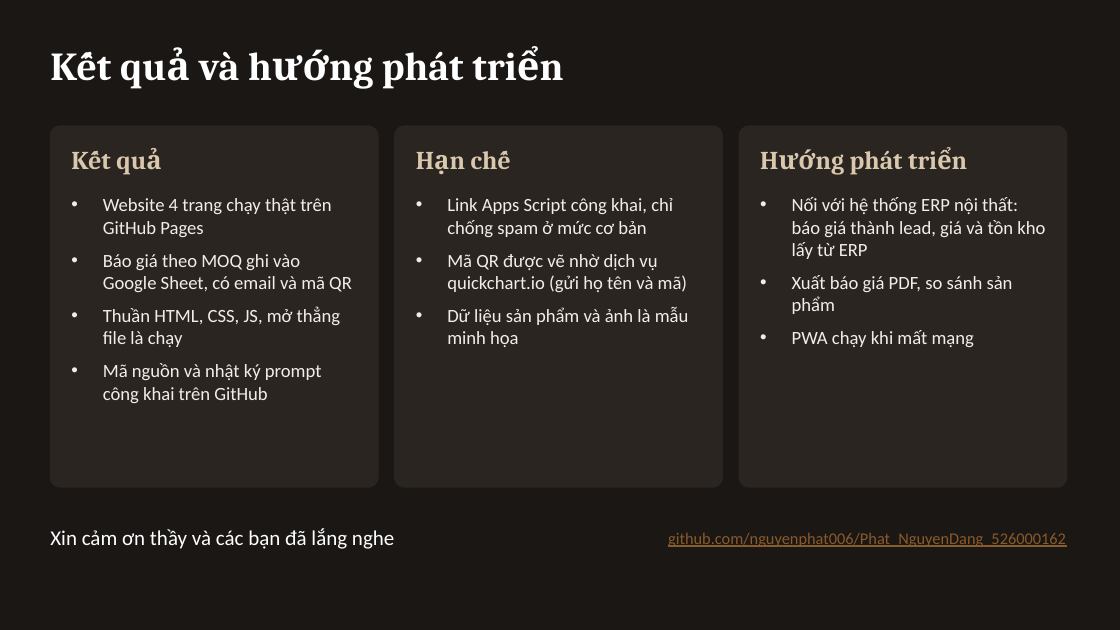
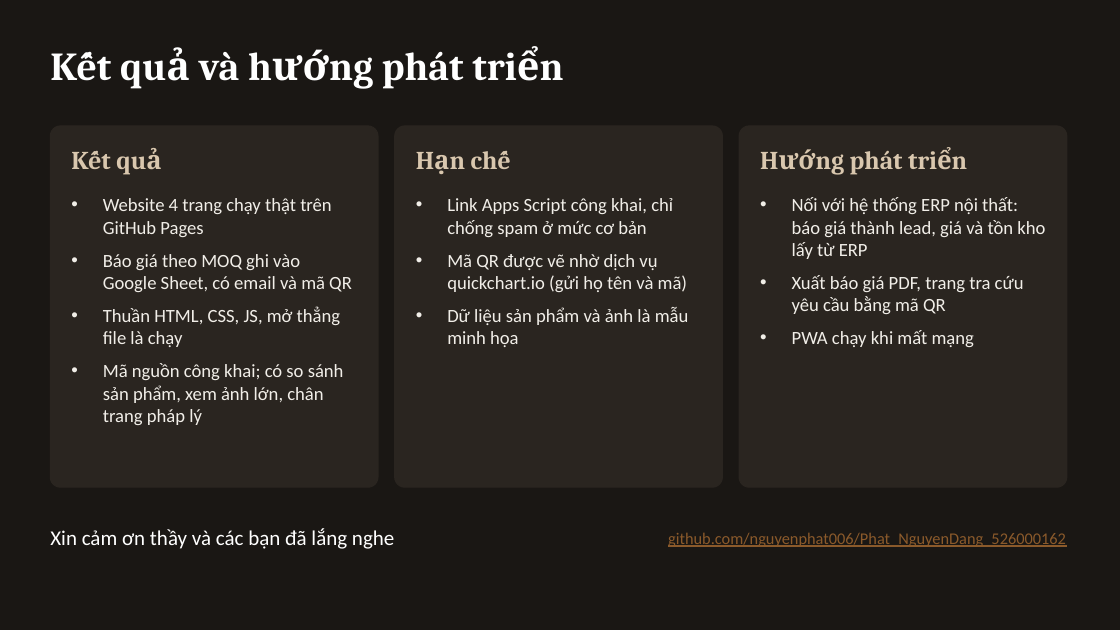
Before and after one commit to nguyenphat006/Phat_NguyenDang_526000162, a slide deck: slide 18 of docs/Ericss-Furniture-BaoCao.pptx (slide 16 before the commit). Drawn at 1120x630 pixels with LibreOffice and Linux fonts; fonts in the diff are those of the drawing. Boxes give left, top, right and bottom in pixels: in the first picture for what was removed or moved away, otherwise in the second. Text is boxed around its words. In the diff, an @@ line names an element or a change of style, - is before the commit and + after.

```diff
--- a/docs/Ericss-Furniture-BaoCao.pptx
+++ b/docs/Ericss-Furniture-BaoCao.pptx
@@ text at (792,275,1024,314): text changed @@
-• Xuất báo giá PDF, so sánh sản phẩm
+• Xuất báo giá PDF, trang tra cứu yêu cầu bằng mã QR
@@ text at (103,363,344,425): text changed @@
-• Mã nguồn và nhật ký prompt công khai trên GitHub
+• Mã nguồn công khai; có so sánh sản phẩm, xem ảnh lớn, chân trang pháp lý
```
Also in this commit, not shown: 5 other slides changed, 2 slides added, 1 other file.
